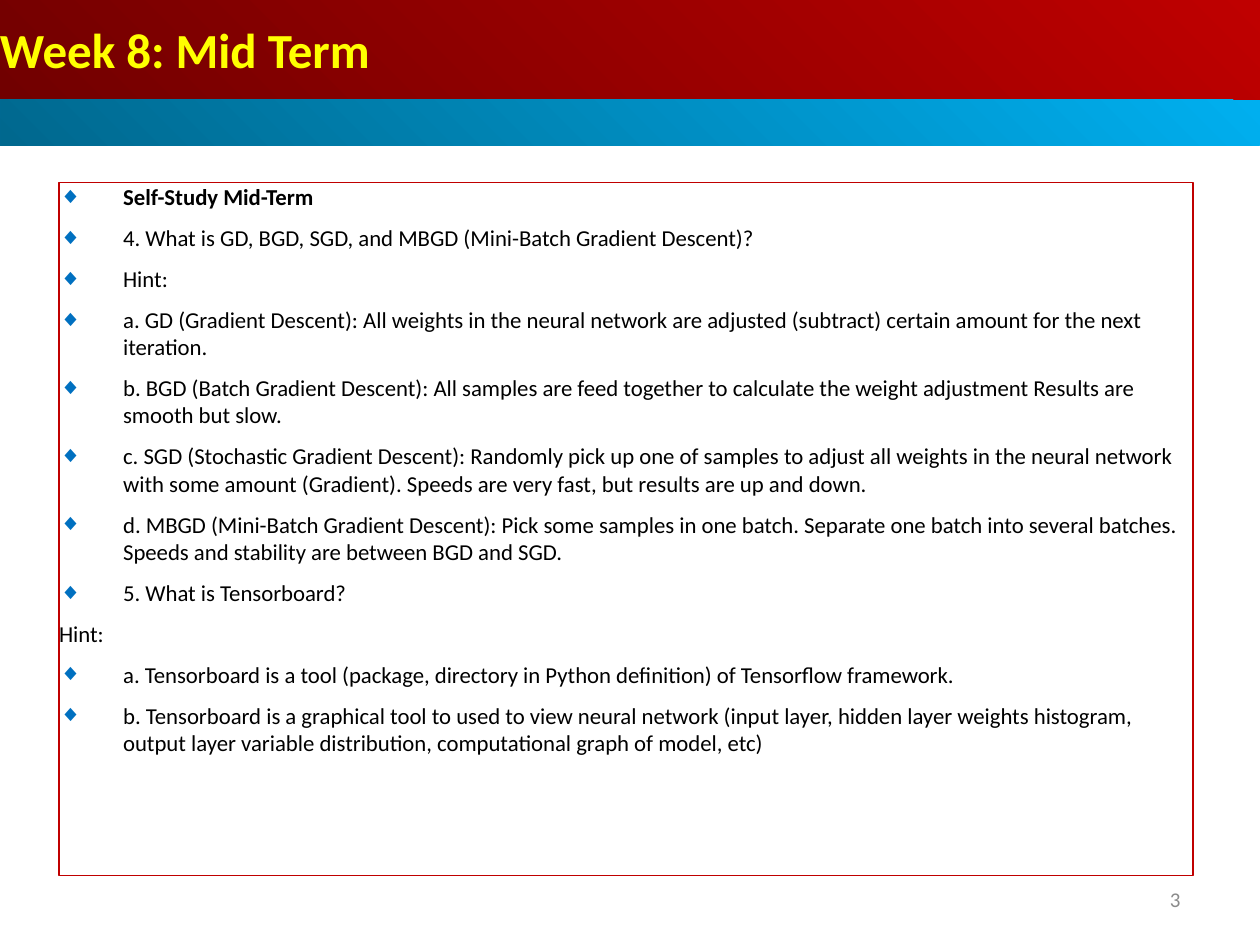
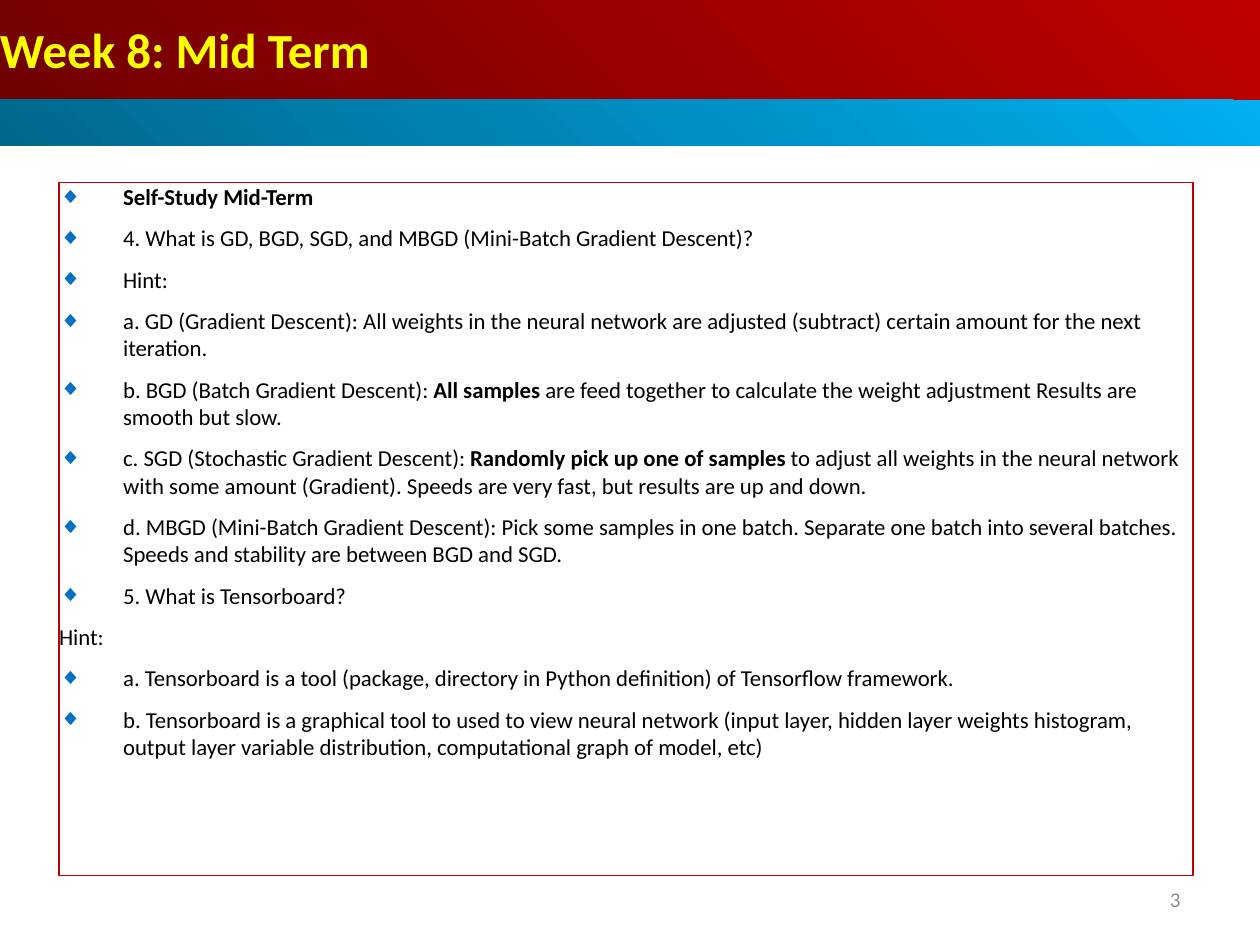
Before and after one commit to peterhchen/AIU_CS512_DL, a slide deck: slide 3 of 000_Lecture_Project/week08/01_Lecture/18.00_Mid_Term_QA.ppt. Drawn at 1260x945 pixels with LibreOffice and Linux fonts; fonts in the diff are those of the drawing. Boxes give left, top, right and bottom in pixels: in the first picture for what was removed or moved away, otherwise in the second. Text is boxed around its words. In the diff, an @@ line names an element or a change of style, - is before the commit and + after.

```diff
--- a/000_Lecture_Project/week08/01_Lecture/18.00_Mid_Term_QA.ppt
+++ b/000_Lecture_Project/week08/01_Lecture/18.00_Mid_Term_QA.ppt
@@ rectangle "Self-Study Mid-Term" at bbox=[59, 183, 1193, 876]: bold on in "All samples", "Randomly pick up one of samples" @@
```
Also in this commit, not shown: 2 other slides changed, 1 other file.
